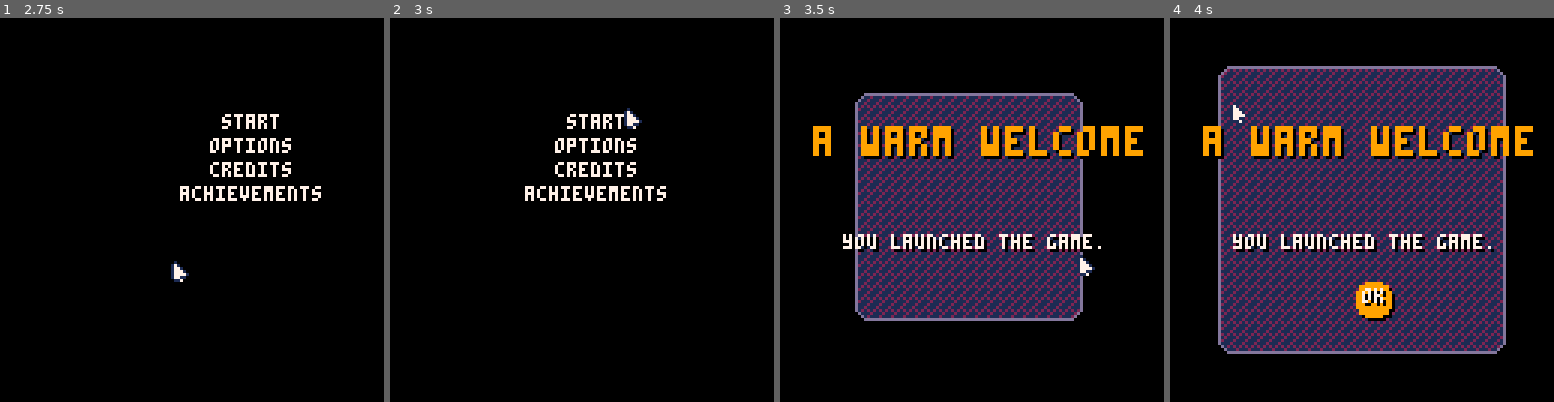
Above: before the commit, frames 1-4 (left to right).
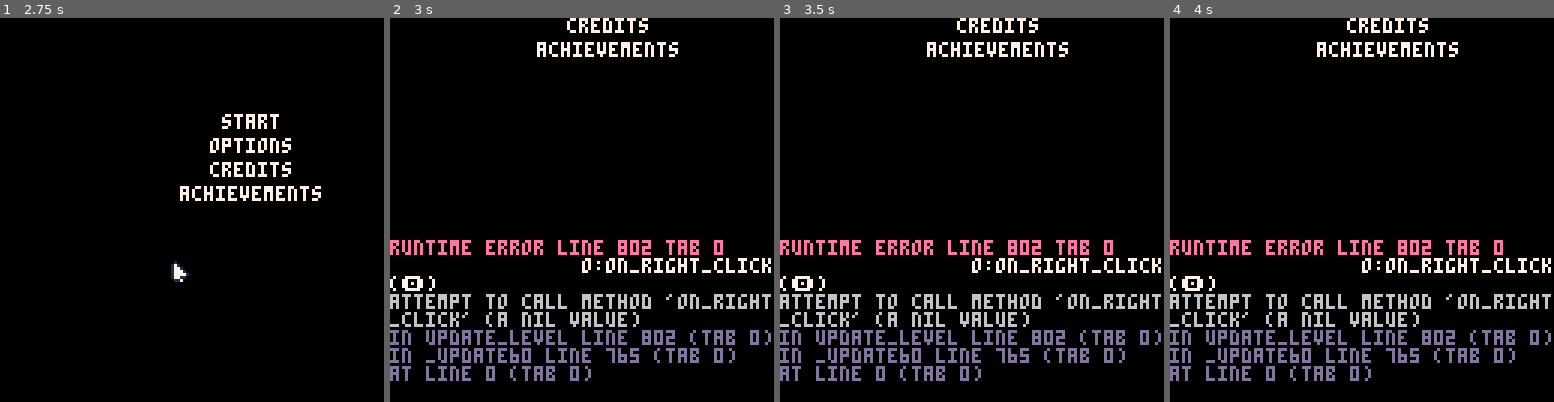
Above: after the commit, the same moments.

Repository: Mastoast/LDJam58
Game: PICO-8 cartridge ldjam58.p8
Same seed, same stepped clock (60 frames per second), same inputs: the game is played once before the commit and once after it.
Inputs (mouse positions are in pixels of both pictures, inside the frame that each line leads up to):
- Up to frame 1 (2.75 s): tap X (X key) at 0.33, 1.07, 1.85 s; click (280, 121) at 0.67 s; tap O (Z key) at 0.7, 1.7, 2.1, 2.5 s; click (46, 267) at 1.22 s; click (107, 114) at 1.77 s; click (172, 259) at 2.32 s
- Up to frame 2 (3 s): click (624, 106) at 2.87 s; tap O (Z key) at 2.9 s; tap X (X key) at 2.97 s
- Up to frame 3 (3.5 s): tap O (Z key) at 3.3 s; click (1075, 256) at 3.42 s
- Up to frame 4 (4 s): tap O (Z key) at 3.7 s; click (1231, 102) at 3.97 s

Frame 1 is identical in both runs. In frame 2, 11% of the frame differs, in the area x 0-100%, y 0-95%; in frame 3, 42%; in frame 4, 59%.
Error after the commit: runtime error line 802 tab 0; o:on_right_click(�); attempt to call method 'on_right_click' (a nil value)

Commit message:
Add back buttons

Diff:
--- a/main.lua
+++ b/main.lua
@@ -89,8 +89,12 @@
         o.hover = on_cursor(o)
         o:update()
 
-        if btnp(❎) and o.hover then
-            o:on_click()
+        if o.hover then
+            if btnp(❎) then
+                o:on_click(❎)
+            elseif btnp(🅾️) then
+                o:on_right_click(🅾️)
+            end
         end
 
         if o.destroyed then
--- a/menu.lua
+++ b/menu.lua
@@ -52,6 +52,10 @@
     achievements.is_centered = true
     achievements:init()
     achievements.on_click = move_to_achievements
+    local bckbtn = create(text, x, y)
+    bckbtn.hit_w = 128
+    bckbtn.hit_h = 128
+    bckbtn.on_right_click = move_to_splash_screen
 end
 
 function init_achievements_menu()
@@ -64,10 +68,10 @@
         badge.achievement_index = i + 1
     end
     --
-    local back_btn = create(text, badges_menu.x + 110, badges_menu.y + 112)
-    back_btn.text = "back"
-    back_btn:init()
-    back_btn.on_click = move_to_main_menu
+    local bckbtn = create(text, x, y)
+    bckbtn.hit_w = 128
+    bckbtn.hit_h = 128
+    bckbtn.on_right_click = move_to_main_menu
 end
 
 --
@@ -190,7 +194,7 @@
 end
 
 function achievement_achievement(self)
-unlock_badge("badge")
+    unlock_badge("badge")
 end
 
 function start_game(self)
--- a/objects.lua
+++ b/objects.lua
@@ -24,6 +24,7 @@
 end
 
 function text.draw(self)
+    if self.text == "" then return end
     if self.is_centered then
         print_centered(self.text, self.x + 1, self.y + 1, 0, self.wide)
         print_centered(self.text, self.x, self.y, self.color, self.wide)
